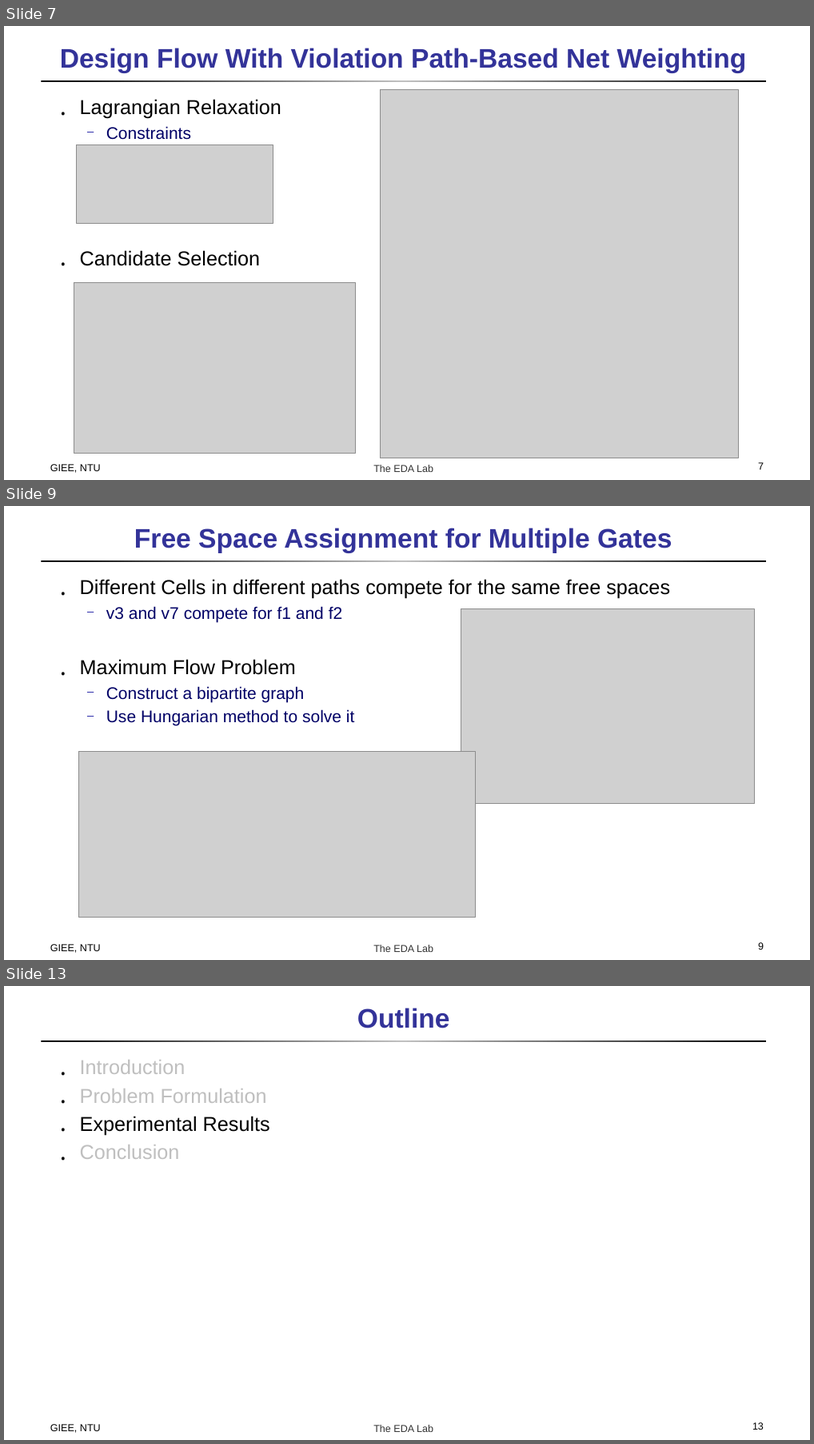
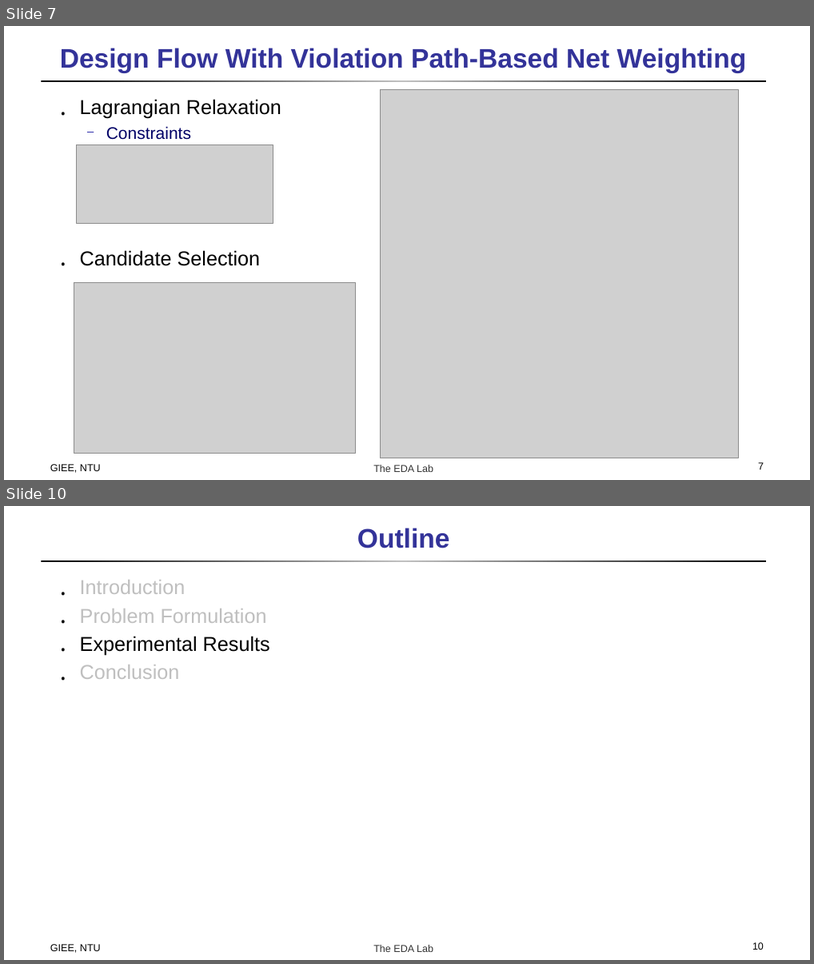
Before and after one commit to doctry/paper, a slide deck: incremental placement routing/Incremental Timing-Driven Placement With Approximated Signoff Wire Delay and Regression-Based Cell Delay.pptx. Shown one above the other, each under a label of ours: slides 7, 9 and 13 before the commit, slides 7 and 10 after it; the slides between them are not shown. The pictures are 814x1444 and 814x964 pixels, drawn with LibreOffice and Linux fonts; fonts in the diff are those of the drawing; grey boxes stand for pictures. Boxes give left, top, right and bottom in pixels: in the first picture for what was removed or moved away, otherwise in the second. Text is boxed around its words. In the diff, an @@ line names an element or a change of style, - is before the commit and + after.

```diff
--- a/incremental placement routing/Incremental Timing-Driven Placement With Approximated Signoff Wire Delay and Regression-Based Cell Delay.pptx
+++ b/incremental placement routing/Incremental Timing-Driven Placement With Approximated Signoff Wire Delay and Regression-Based Cell Delay.pptx
@@ slide 9 removed at (x1=4, y1=506, x2=810, y2=960), background #FFFFFF; not listed: 2 template elements that a slide beside it also shows @@
@@ title removed at (x1=134, y1=528, x2=672, y2=553) @@
-Free Space Assignment for Multiple Gates
@@ text removed at (x1=80, y1=579, x2=670, y2=725) @@
-․ Different Cells in different paths compete for the same free spaces
-  ─ v3 and v7 compete for f1 and f2
-․ Maximum Flow Problem
-  ─ Construct a bipartite graph
-  ─ Use Hungarian method to solve it
@@ picture removed at (x1=462, y1=609, x2=754, y2=803) @@
@@ picture removed at (x1=78, y1=751, x2=475, y2=916) @@
@@ text removed at (x1=50, y1=944, x2=101, y2=952) @@
-GIEE, NTU
@@ page number removed at (x1=758, y1=942, x2=764, y2=949) @@
-9
@@ what was slide 13 is now slide 10 @@
@@ page number at (x1=753, y1=942, x2=764, y2=949): text changed @@
-13
+10
```
Also in this commit, not shown: 4 slides changed, 2 slides added, 2 other slides removed.
